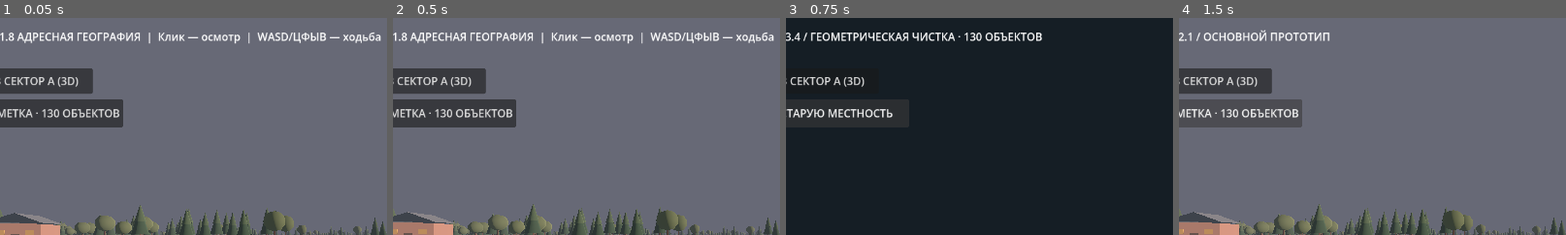
Above: before the commit, frames 1-4 (left to right).
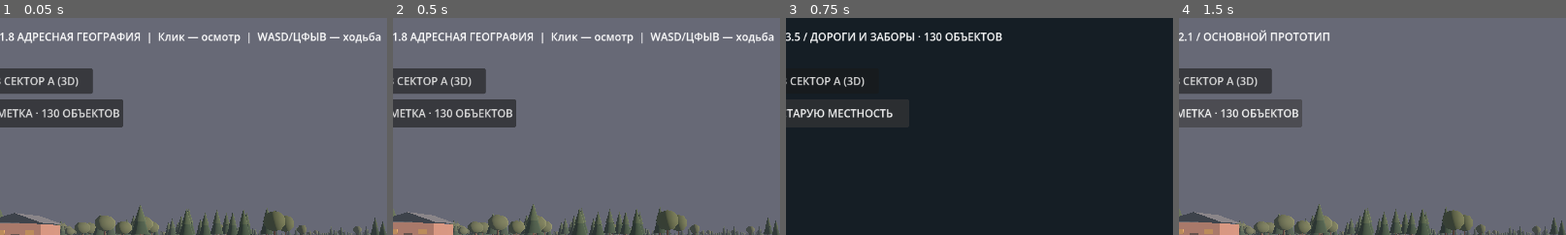
Above: after the commit, the same moments.

Repository: blacklambcult/chernozerye
Game: Godot game, scene res://main.tscn
Two runs of this game, one before a commit and one after it. Both use one fixed random seed, a clock stepped at 60 frames per second and the inputs below.
Inputs:
- Up to frame 1 (0.05 s): no input
- Up to frame 2 (0.5 s): no input
- Up to frame 3 (0.75 s): click "РУЧНАЯ РАЗМЕТКА · 130 ОБЪЕКТОВ" at 0.5 s
- Up to frame 4 (1.5 s): click "ВЕРНУТЬ СТАРУЮ МЕСТНОСТЬ" at 1.25 s
The pictures show only the part of the screen within x 11-61%, y 0-50%; the shares and areas given below are measured in that part.

Frames 1-2 are identical in both runs. In frame 3, 1.7% of the frame differs, in the area x 2-67%, y 6-12%; in frame 4, nothing differs.

Commit message:
build(village): label playable 3.5 street geometry pass

Diff:
--- a/godot/world.gd
+++ b/godot/world.gd
@@ -599,7 +599,7 @@
         if control != null:
             control.visible = not manual_mode
     if is_instance_valid(_status_label):
-        _status_label.text = "ЧЕРНОЗЁРЬЕ 3.4 / ГЕОМЕТРИЧЕСКАЯ ЧИСТКА · 130 ОБЪЕКТОВ" if manual_mode else "ЧЕРНОЗЁРЬЕ 2.1 / ОСНОВНОЙ ПРОТОТИП"
+        _status_label.text = "ЧЕРНОЗЁРЬЕ 3.5 / ДОРОГИ И ЗАБОРЫ · 130 ОБЪЕКТОВ" if manual_mode else "ЧЕРНОЗЁРЬЕ 2.1 / ОСНОВНОЙ ПРОТОТИП"
     var character := get_node_or_null("Player") as CharacterBody3D
     if character != null:
         character.velocity = Vector3.ZERO
